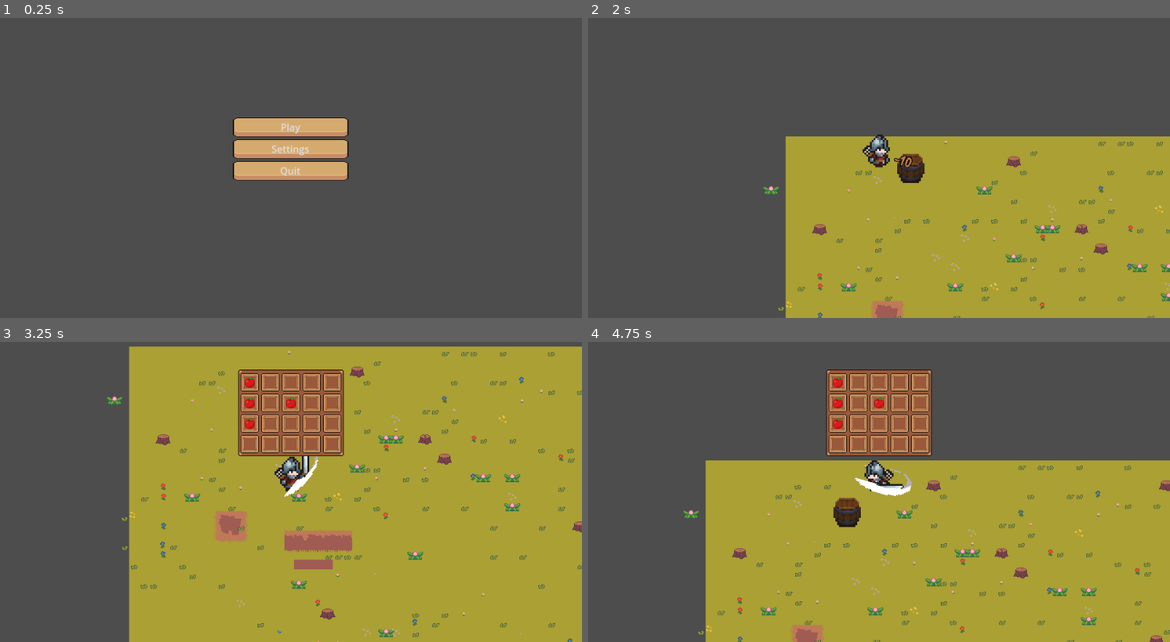
Above: before the commit, frames 1-4 (two rows, left to right).
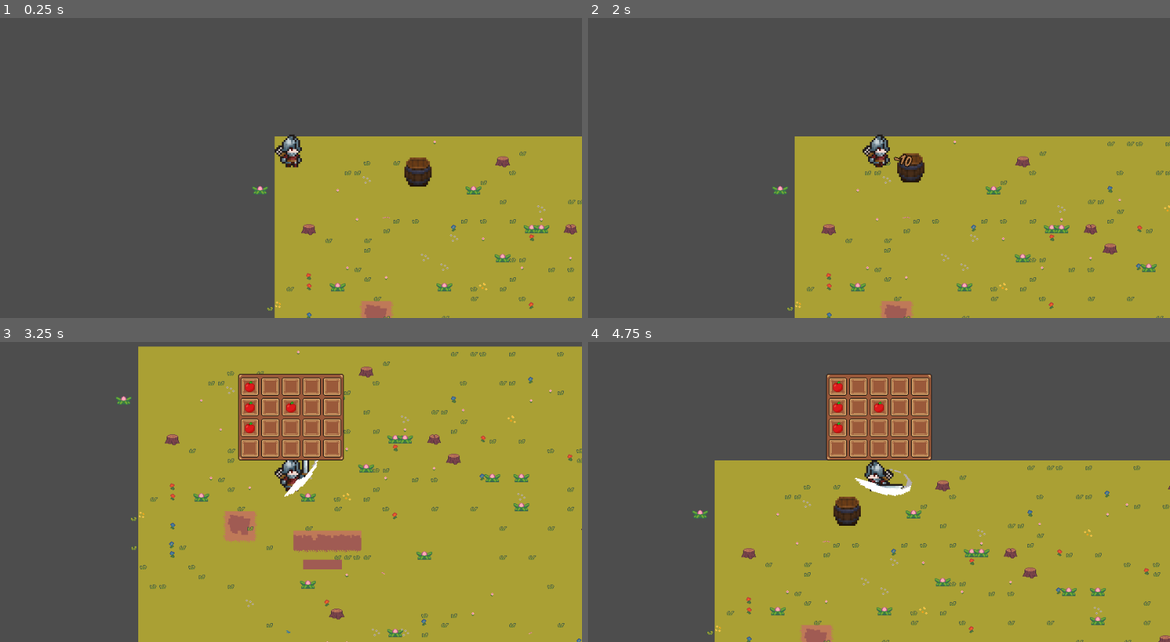
Above: after the commit, the same moments.

Repository: capt-jack00/GameOff2025
Game: Godot game, scene res://scenes/main_menu.tscn
Same seed, same stepped clock (60 frames per second), same inputs: the game is played once before the commit and once after it.
Inputs (mouse positions are in pixels of both pictures, inside the frame that each line leads up to):
- Up to frame 1 (0.25 s): no input
- Up to frame 2 (2 s): click (879, 126) at 0.5 s, where only the run before the commit has a clickable "Play"; move the mouse to (1007, 138) at 1.27 s; hold D (move_right) from 1.28 s (still down); click (1007, 138) at 1.35 s
- Up to frame 3 (3.25 s): move the mouse to (174, 495) at 2.02 s; release D (move_right) at 2.03 s; hold S (move_down) 2.03-2.78 s; click (174, 495) at 2.1 s; move the mouse to (349, 408) at 2.77 s; hold D (move_right) from 2.78 s (still down); tap Tab (open_inv) at 2.85 s; click (349, 408) at 3.05 s
- Up to frame 4 (4.75 s): move the mouse to (849, 543) at 3.52 s; release D (move_right) at 3.53 s; hold W (move_up) 3.53-4.28 s; click (849, 543) at 3.6 s; move the mouse to (1053, 528) at 4.27 s; hold A (move_left) from 4.28 s (still down); click (1053, 528) at 4.35 s

The runs differ from the first frame. In frame 1, 34% of the frame differs, in the area x 40-100%, y 33-100%; in frame 2, 4.0%; in frame 3, 8.8%; in frame 4, 7.1%.

Commit message:
Made that player can't attack if mouse is in inventory space

Diff:
--- a/inventory/InvUI.tscn
+++ /dev/null
@@ -1,99 +0,0 @@
-[gd_scene load_steps=4 format=3 uid="uid://dwi1iq6fqovd4"]
-
-[ext_resource type="Script" uid="uid://cr6g6eiq2fdhv" path="res://inventory/inv_ui.gd" id="1_k0dri"]
-[ext_resource type="Texture2D" uid="uid://ccicavanc45rv" path="res://art/ui/ui.png" id="2_7c014"]
-[ext_resource type="PackedScene" uid="uid://ckj48xppbpbr8" path="res://inventory/inv_ui_slot.tscn" id="3_n6fkt"]
-
-[node name="InvUI" type="Control"]
-custom_minimum_size = Vector2(174, 173)
-layout_mode = 3
-anchors_preset = 0
-offset_right = 174.0
-offset_bottom = 173.0
-script = ExtResource("1_k0dri")
-
-[node name="NinePatchRect" type="NinePatchRect" parent="."]
-layout_mode = 0
-offset_right = 174.0
-offset_bottom = 143.0
-texture = ExtResource("2_7c014")
-region_rect = Rect2(155, 65, 38, 38)
-patch_margin_left = 6
-patch_margin_top = 6
-patch_margin_right = 6
-patch_margin_bottom = 6
-
-[node name="GridContainer" type="GridContainer" parent="NinePatchRect"]
-layout_mode = 1
-anchors_preset = 8
-anchor_left = 0.5
-anchor_top = 0.5
-anchor_right = 0.5
-anchor_bottom = 0.5
-offset_left = -83.0
-offset_top = -66.0
-offset_right = 83.0
-offset_bottom = 66.5
-grow_horizontal = 2
-grow_vertical = 2
-columns = 5
-
-[node name="InvUISlot1" parent="NinePatchRect/GridContainer" instance=ExtResource("3_n6fkt")]
-layout_mode = 2
-
-[node name="InvUISlot2" parent="NinePatchRect/GridContainer" instance=ExtResource("3_n6fkt")]
-layout_mode = 2
-
-[node name="InvUISlot3" parent="NinePatchRect/GridContainer" instance=ExtResource("3_n6fkt")]
-layout_mode = 2
-
-[node name="InvUISlot4" parent="NinePatchRect/GridContainer" instance=ExtResource("3_n6fkt")]
-layout_mode = 2
-
-[node name="InvUISlot5" parent="NinePatchRect/GridContainer" instance=ExtResource("3_n6fkt")]
-layout_mode = 2
-
-[node name="InvUISlot6" parent="NinePatchRect/GridContainer" instance=ExtResource("3_n6fkt")]
-layout_mode = 2
-
-[node name="InvUISlot7" parent="NinePatchRect/GridContainer" instance=ExtResource("3_n6fkt")]
-layout_mode = 2
-
-[node name="InvUISlot8" parent="NinePatchRect/GridContainer" instance=ExtResource("3_n6fkt")]
-layout_mode = 2
-
-[node name="InvUISlot9" parent="NinePatchRect/GridContainer" instance=ExtResource("3_n6fkt")]
-layout_mode = 2
-
-[node name="InvUISlot10" parent="NinePatchRect/GridContainer" instance=ExtResource("3_n6fkt")]
-layout_mode = 2
-
-[node name="InvUISlot11" parent="NinePatchRect/GridContainer" instance=ExtResource("3_n6fkt")]
-layout_mode = 2
-
-[node name="InvUISlot12" parent="NinePatchRect/GridContainer" instance=ExtResource("3_n6fkt")]
-layout_mode = 2
-
-[node name="InvUISlot13" parent="NinePatchRect/GridContainer" instance=ExtResource("3_n6fkt")]
-layout_mode = 2
-
-[node name="InvUISlot14" parent="NinePatchRect/GridContainer" instance=ExtResource("3_n6fkt")]
-layout_mode = 2
-
-[node name="InvUISlot15" parent="NinePatchRect/GridContainer" instance=ExtResource("3_n6fkt")]
-layout_mode = 2
-
-[node name="InvUISlot16" parent="NinePatchRect/GridContainer" instance=ExtResource("3_n6fkt")]
-layout_mode = 2
-
-[node name="InvUISlot17" parent="NinePatchRect/GridContainer" instance=ExtResource("3_n6fkt")]
-layout_mode = 2
-
-[node name="InvUISlot18" parent="NinePatchRect/GridContainer" instance=ExtResource("3_n6fkt")]
-layout_mode = 2
-
-[node name="InvUISlot19" parent="NinePatchRect/GridContainer" instance=ExtResource("3_n6fkt")]
-layout_mode = 2
-
-[node name="InvUISlot20" parent="NinePatchRect/GridContainer" instance=ExtResource("3_n6fkt")]
-layout_mode = 2
--- a/project.godot
+++ b/project.godot
@@ -14,6 +14,10 @@
 run/main_scene="uid://b6d2blh4k3jlh"
 config/features=PackedStringArray("4.5", "GL Compatibility")
 config/icon="res://icon.svg"
+
+[autoload]
+
+Global="*res://scripts/Global.gd"
 
 [display]
 
--- /dev/null
+++ b/scenes/InvUI.tscn
@@ -0,0 +1,103 @@
+[gd_scene load_steps=4 format=3 uid="uid://dwi1iq6fqovd4"]
+
+[ext_resource type="Script" uid="uid://cr6g6eiq2fdhv" path="res://scripts/inv_ui.gd" id="1_tbdxn"]
+[ext_resource type="Texture2D" uid="uid://ccicavanc45rv" path="res://art/ui/ui.png" id="2_sh5nr"]
+[ext_resource type="PackedScene" uid="uid://ckj48xppbpbr8" path="res://scenes/inv_ui_slot.tscn" id="3_wuu5y"]
+
+[node name="InvUI" type="Control"]
+visible = false
+custom_minimum_size = Vector2(174, 173)
+layout_mode = 3
+anchors_preset = 0
+offset_right = 174.0
+offset_bottom = 173.0
+script = ExtResource("1_tbdxn")
+
+[node name="NinePatchRect" type="NinePatchRect" parent="."]
+layout_mode = 0
+offset_right = 174.0
+offset_bottom = 143.0
+texture = ExtResource("2_sh5nr")
+region_rect = Rect2(155, 65, 38, 38)
+patch_margin_left = 6
+patch_margin_top = 6
+patch_margin_right = 6
+patch_margin_bottom = 6
+
+[node name="GridContainer" type="GridContainer" parent="NinePatchRect"]
+layout_mode = 1
+anchors_preset = 8
+anchor_left = 0.5
+anchor_top = 0.5
+anchor_right = 0.5
+anchor_bottom = 0.5
+offset_left = -83.0
+offset_top = -66.0
+offset_right = 83.0
+offset_bottom = 66.5
+grow_horizontal = 2
+grow_vertical = 2
+columns = 5
+
+[node name="InvUISlot1" parent="NinePatchRect/GridContainer" instance=ExtResource("3_wuu5y")]
+layout_mode = 2
+
+[node name="InvUISlot2" parent="NinePatchRect/GridContainer" instance=ExtResource("3_wuu5y")]
+layout_mode = 2
+
+[node name="InvUISlot3" parent="NinePatchRect/GridContainer" instance=ExtResource("3_wuu5y")]
+layout_mode = 2
+
+[node name="InvUISlot4" parent="NinePatchRect/GridContainer" instance=ExtResource("3_wuu5y")]
+layout_mode = 2
+
+[node name="InvUISlot5" parent="NinePatchRect/GridContainer" instance=ExtResource("3_wuu5y")]
+layout_mode = 2
+
+[node name="InvUISlot6" parent="NinePatchRect/GridContainer" instance=ExtResource("3_wuu5y")]
+layout_mode = 2
+
+[node name="InvUISlot7" parent="NinePatchRect/GridContainer" instance=ExtResource("3_wuu5y")]
+layout_mode = 2
+
+[node name="InvUISlot8" parent="NinePatchRect/GridContainer" instance=ExtResource("3_wuu5y")]
+layout_mode = 2
+
+[node name="InvUISlot9" parent="NinePatchRect/GridContainer" instance=ExtResource("3_wuu5y")]
+layout_mode = 2
+
+[node name="InvUISlot10" parent="NinePatchRect/GridContainer" instance=ExtResource("3_wuu5y")]
+layout_mode = 2
+
+[node name="InvUISlot11" parent="NinePatchRect/GridContainer" instance=ExtResource("3_wuu5y")]
+layout_mode = 2
+
+[node name="InvUISlot12" parent="NinePatchRect/GridContainer" instance=ExtResource("3_wuu5y")]
+layout_mode = 2
+
+[node name="InvUISlot13" parent="NinePatchRect/GridContainer" instance=ExtResource("3_wuu5y")]
+layout_mode = 2
+
+[node name="InvUISlot14" parent="NinePatchRect/GridContainer" instance=ExtResource("3_wuu5y")]
+layout_mode = 2
+
+[node name="InvUISlot15" parent="NinePatchRect/GridContainer" instance=ExtResource("3_wuu5y")]
+layout_mode = 2
+
+[node name="InvUISlot16" parent="NinePatchRect/GridContainer" instance=ExtResource("3_wuu5y")]
+layout_mode = 2
+
+[node name="InvUISlot17" parent="NinePatchRect/GridContainer" instance=ExtResource("3_wuu5y")]
+layout_mode = 2
+
+[node name="InvUISlot18" parent="NinePatchRect/GridContainer" instance=ExtResource("3_wuu5y")]
+layout_mode = 2
+
+[node name="InvUISlot19" parent="NinePatchRect/GridContainer" instance=ExtResource("3_wuu5y")]
+layout_mode = 2
+
+[node name="InvUISlot20" parent="NinePatchRect/GridContainer" instance=ExtResource("3_wuu5y")]
+layout_mode = 2
+
+[connection signal="mouse_entered" from="." to="." method="_on_mouse_entered"]
+[connection signal="mouse_exited" from="." to="." method="_on_mouse_exited"]
--- a/inventory/inv_ui_slot.tscn
+++ b/scenes/inv_ui_slot.tscn
@@ -1,18 +1,18 @@
 [gd_scene load_steps=3 format=3 uid="uid://ckj48xppbpbr8"]
 
-[ext_resource type="Texture2D" uid="uid://ccicavanc45rv" path="res://art/ui/ui.png" id="1_dfngl"]
-[ext_resource type="Script" uid="uid://cslu46hy835kd" path="res://inventory/inv_ui_slot.gd" id="1_fcwim"]
+[ext_resource type="Script" uid="uid://cslu46hy835kd" path="res://scripts/inv_ui_slot.gd" id="1_n7f1c"]
+[ext_resource type="Texture2D" uid="uid://ccicavanc45rv" path="res://art/ui/ui.png" id="2_78lxs"]
 
 [node name="InvUISlot" type="Panel"]
 self_modulate = Color(1, 1, 1, 0)
 custom_minimum_size = Vector2(30, 30)
 offset_right = 30.0
 offset_bottom = 30.0
-script = ExtResource("1_fcwim")
+script = ExtResource("1_n7f1c")
 
 [node name="Sprite2D" type="Sprite2D" parent="."]
 texture_filter = 1
-texture = ExtResource("1_dfngl")
+texture = ExtResource("2_78lxs")
 centered = false
 region_enabled = true
 region_rect = Rect2(124, 65, 30, 30)
--- a/scenes/player.tscn
+++ b/scenes/player.tscn
@@ -1,10 +1,9 @@
-[gd_scene load_steps=16 format=3 uid="uid://dtd5ljfogxs3y"]
+[gd_scene load_steps=15 format=3 uid="uid://dtd5ljfogxs3y"]
 
 [ext_resource type="Script" uid="uid://x4tae4v2alej" path="res://scripts/player.gd" id="1_onrkg"]
 [ext_resource type="Texture2D" uid="uid://cdsbx888ci2wj" path="res://art/characters/soldier/Soldier.png" id="2_onrkg"]
 [ext_resource type="Texture2D" uid="uid://baaqofcaab25m" path="res://art/characters/soldier/Strike.png" id="3_qhqgy"]
-[ext_resource type="Resource" uid="uid://6vatqo5haabr" path="res://inventory/playerInv.tres" id="2_qlg0r"]
-[ext_resource type="PackedScene" uid="uid://dwi1iq6fqovd4" path="res://inventory/InvUI.tscn" id="5_tuyoq"]
+[ext_resource type="PackedScene" uid="uid://dwi1iq6fqovd4" path="res://scenes/InvUI.tscn" id="5_tuyoq"]
 
 [sub_resource type="RectangleShape2D" id="RectangleShape2D_i3pqv"]
 size = Vector2(53, 60.25)
@@ -85,7 +84,7 @@
 [sub_resource type="RectangleShape2D" id="RectangleShape2D_dqkch"]
 
 [sub_resource type="Animation" id="Animation_i7141"]
-length = 0.001
+length = 0.2
 tracks/0/type = "value"
 tracks/0/imported = false
 tracks/0/enabled = true
@@ -93,10 +92,10 @@
 tracks/0/interp = 1
 tracks/0/loop_wrap = true
 tracks/0/keys = {
-"times": PackedFloat32Array(0),
-"transitions": PackedFloat32Array(1),
+"times": PackedFloat32Array(0, 0.2),
+"transitions": PackedFloat32Array(1, 1),
 "update": 1,
-"values": [1]
+"values": [1, 0]
 }
 
 [sub_resource type="Animation" id="Animation_4mrxx"]
@@ -123,7 +122,6 @@
 
 [node name="Player" type="CharacterBody2D" groups=["player"]]
 script = ExtResource("1_onrkg")
-inv = ExtResource("2_qlg0r")
 
 [node name="PlayerModelSprite" type="Sprite2D" parent="."]
 texture_filter = 1
@@ -163,9 +161,16 @@
 frame = 1
 
 [node name="InvUI" parent="." instance=ExtResource("5_tuyoq")]
+anchors_preset = 7
+anchor_left = 0.5
+anchor_top = 1.0
+anchor_right = 0.5
+anchor_bottom = 1.0
 offset_left = -87.0
-offset_top = -180.0
+offset_top = -173.0
 offset_right = 87.0
-offset_bottom = -7.0
+offset_bottom = 0.0
+grow_horizontal = 2
+grow_vertical = 0
 
 [connection signal="area_entered" from="attack_hitbox" to="." method="_on_attack_hitbox_area_entered"]
--- a/scenes/world.tscn
+++ b/scenes/world.tscn
@@ -340,6 +340,7 @@
 
 [node name="Player" parent="." instance=ExtResource("1_rwgxs")]
 position = Vector2(2, 2)
+attack_damage = 10
 
 [node name="Camera2D" type="Camera2D" parent="Player"]
 
--- /dev/null
+++ b/scripts/Global.gd
@@ -0,0 +1,13 @@
+#Global
+extends Node
+var windowSize
+var mousePos: Vector2
+
+# Called when the node enters the scene tree for the first time.
+func _ready() -> void:
+	windowSize = get_viewport().get_visible_rect().size
+
+
+# Called every frame. 'delta' is the elapsed time since the previous frame.
+func _process(_delta: float) -> void:
+	mousePos = get_viewport().get_mouse_position()
--- a/scripts/barrel.gd
+++ b/scripts/barrel.gd
@@ -70,7 +70,7 @@
 	#	======================	 Set random offsets	======================
 	var maxoffset = 15
 	var offset = Vector2(-maxoffset + randi() % maxoffset * 2, -maxoffset + randi() % maxoffset * 2)	# offset from -15 to 15
-	var rotationOffset = -0.75 + randf() * 1.5
+	var rotationOffset = randf() * 1.5 - 0.75
 	centerContainer.position = Vector2(-20, -20)	#return to center
 	centerContainer.position += offset		#add offset
 	centerContainer.rotation = rotationOffset
--- a/inventory/inv_ui.gd
+++ b/scripts/inv_ui.gd
@@ -4,18 +4,16 @@
 @onready var inv: Inv = preload("res://inventory/playerInv.tres")
 @onready var slots: Array = $NinePatchRect/GridContainer.get_children()
 
-# When everything is loaded update the slots and close the inventory so the
-#game won't start with open inventory
+# When everything is loaded update the slots
 func _ready():
 	updateSlots()
-	close()
 
 # TODO: Review and document the code below
 func updateSlots():
 	for i in range(min(inv.items.size(), slots.size())):
 		slots[i].update(inv.items[i])
 
-func _process(delta):
+func _process(_delta):
 	#This function allows us to close/open the inventory dependent
 	# on it's state closed/opened
 	if Input.is_action_just_pressed("open_inv"): #TAB
@@ -32,3 +30,11 @@
 func open():
 	visible = true
 	is_open = true
+
+func mouseOnInventory():
+	var mousePosAroundCenterOfScreen = (Global.windowSize / 2 - Global.mousePos) * -1
+	var rect = Rect2(position, size)	#creates rectangle from position and size of inventory
+	if is_open && rect.has_point(mousePosAroundCenterOfScreen):	#checks if mouse is in invenotory
+		return true
+
+	return false
--- a/scripts/main_menu.gd
+++ b/scripts/main_menu.gd
@@ -2,12 +2,12 @@
 
 # Called when the node enters the scene tree for the first time.
 func _ready() -> void:
-	#get_tree().change_scene_to_file("res://scenes/world.tscn") # skip main menu (usefull for debugging)
-	#print_rich("[color=red]Menu was turned off in file main_menu.gd on line 6 to debug game easier[/color]")
+	get_tree().change_scene_to_file("res://scenes/world.tscn") # skip main menu (usefull for debugging)
+	print_rich("[color=red]Menu was turned off in file main_menu.gd on line 6 to debug game easier[/color]")
 	pass
 
 # Called every frame. 'delta' is the elapsed time since the previous frame.
-func _process(delta: float) -> void:
+func _process(_delta: float) -> void:
 	pass
 
 # You're an idiot if you need this code to be explained
--- a/scripts/player.gd
+++ b/scripts/player.gd
@@ -5,18 +5,16 @@
 var criticalStrikeChance := 5	# this value is % for a critical strike
 
 func rotate_sword_hitbox():
-	var mousePos = get_viewport().get_mouse_position()
-	var windowSize = get_viewport().get_visible_rect().size
-	var mousePosAroundCenterOfScreen = windowSize / 2 - mousePos
-	if !$attack_hitbox.monitoring:
+	var mousePosAroundCenterOfScreen = Global.windowSize / 2 - Global.mousePos
+	if !$attack_hitbox.monitoring:		#Makes sure player can't rotate hitbox while attacking
 		$attack_hitbox.rotation = PI / 2 - atan(mousePosAroundCenterOfScreen.x / mousePosAroundCenterOfScreen.y)
 	# equastion above works by calculating how far away from center of screen is mouse position and then
-	# doing reverse of trygonometric function(tan) to get angle at which should box be rotated
+	# doing reverse of trygonometric function(tdwan) to get angle at which should box be rotated
 	# '-' is here because it was rotating in wrong directionsd
 	# PI / 2 is here because it was displaced (PI / 2 is 90 degrees in radians) so it just got rotated right by
 	# 90 degrees
 	# when you use tan on angle you get ratio of square triangle legs. Here is exactly the same process but
-	# in reverse.
+	# in reverssd.
 		var offset = 0
 		if mousePosAroundCenterOfScreen.y >= 0:	#set offset based on where the mouse is
 			$attack_hitbox/shape/StrikeSprite.flip_h = true
@@ -50,12 +48,10 @@
 	velocity = input_vector * speed * 50	#idk why but move_and_slide is a lot slower than move_and_collide and because of that I needed to multiply this value by 50
 	move_and_slide()	#Moves player and doesn't block him on wall
 
-
-
 	# --- ATTACK ---
 	handle_attack()
 	rotate_sword_hitbox()
-	#handle_attack()
+
 
 	#	==================	Animation handling	=========================
 	if $AnimationPlayer.current_animation != "p_attack":	# makes sure that attack doesn't get overwritten
@@ -65,14 +61,15 @@
 			$AnimationPlayer.play("soldier_walk")
 
 func handle_attack():
-	if Input.is_action_just_pressed("left_mb") && !$attack_hitbox.monitoring:
+	if Input.is_action_just_pressed("left_mb") && !$attack_hitbox.monitoring && !$InvUI.mouseOnInventory():
 		$AnimationPlayer.play("p_attack")			#play animation of player attacking
 		$attack_hitbox/shape/StrikeSprite.visible = true		#makes strike sprite visible (sprite in front of player)
 		$attack_hitbox/shape/AnimationPlayer.play("strike")		#plays animation of strike
 
-		$attack_hitbox.monitoring = true
-		await $AnimationPlayer.animation_finished
-		$attack_hitbox.monitoring = false
+		await get_tree().create_timer(0.001).timeout	#without when player was spamming attack he could block hitbox changing direction
+		$attack_hitbox.monitoring = true				#turns hitbox on
+		await $AnimationPlayer.animation_finished		#waits until p_attack finishes
+		$attack_hitbox.monitoring = false				#turns hitbox off
 
 		$attack_hitbox/shape/StrikeSprite.visible = false
 		print("Attack!")
Not shown, added: scripts/Global.gd.uid
Renamed: inventory/inv_ui.gd.uid -> scripts/inv_ui.gd.uid
Renamed: inventory/inv_ui_slot.gd -> scripts/inv_ui_slot.gd
Renamed: inventory/inv_ui_slot.gd.uid -> scripts/inv_ui_slot.gd.uid
